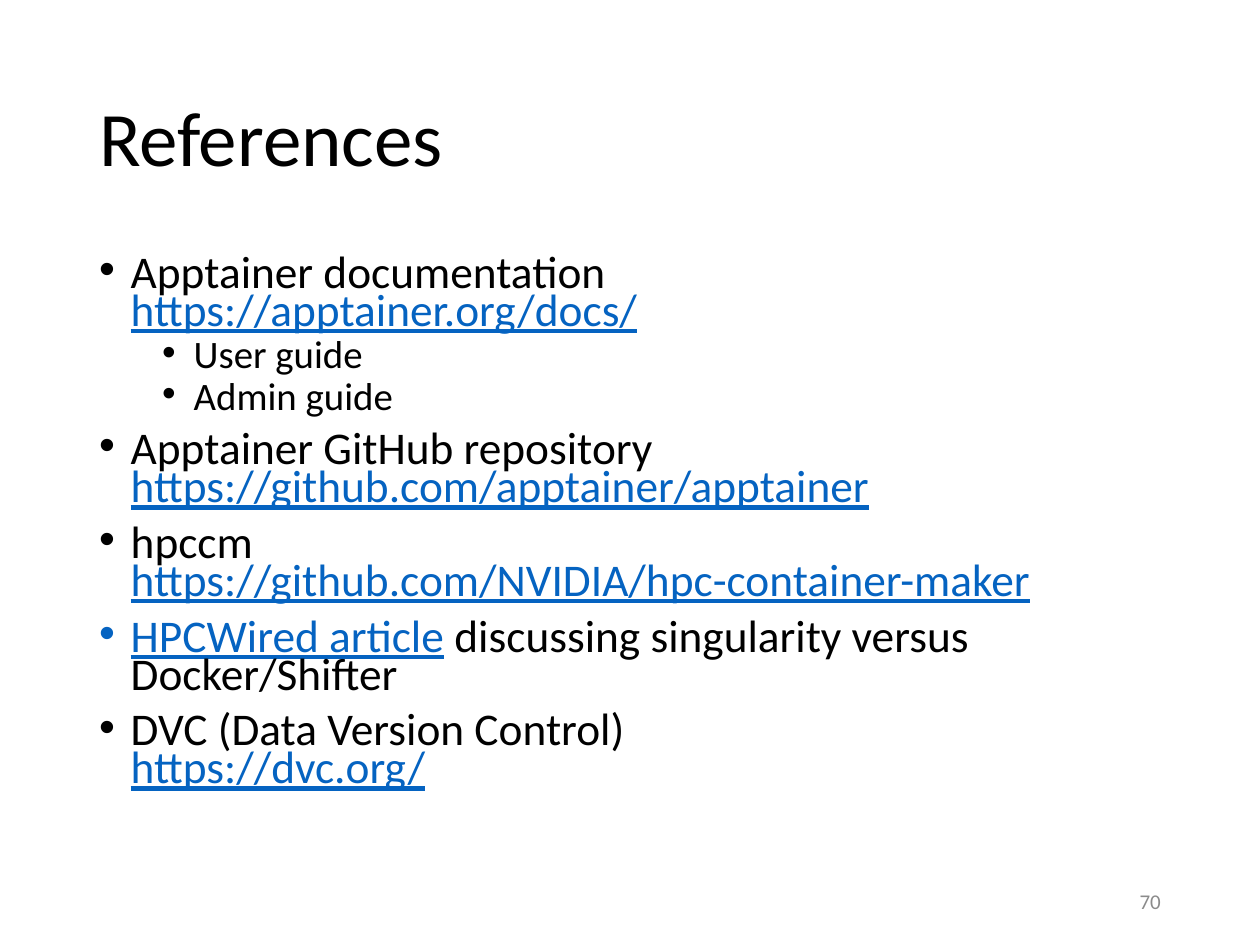
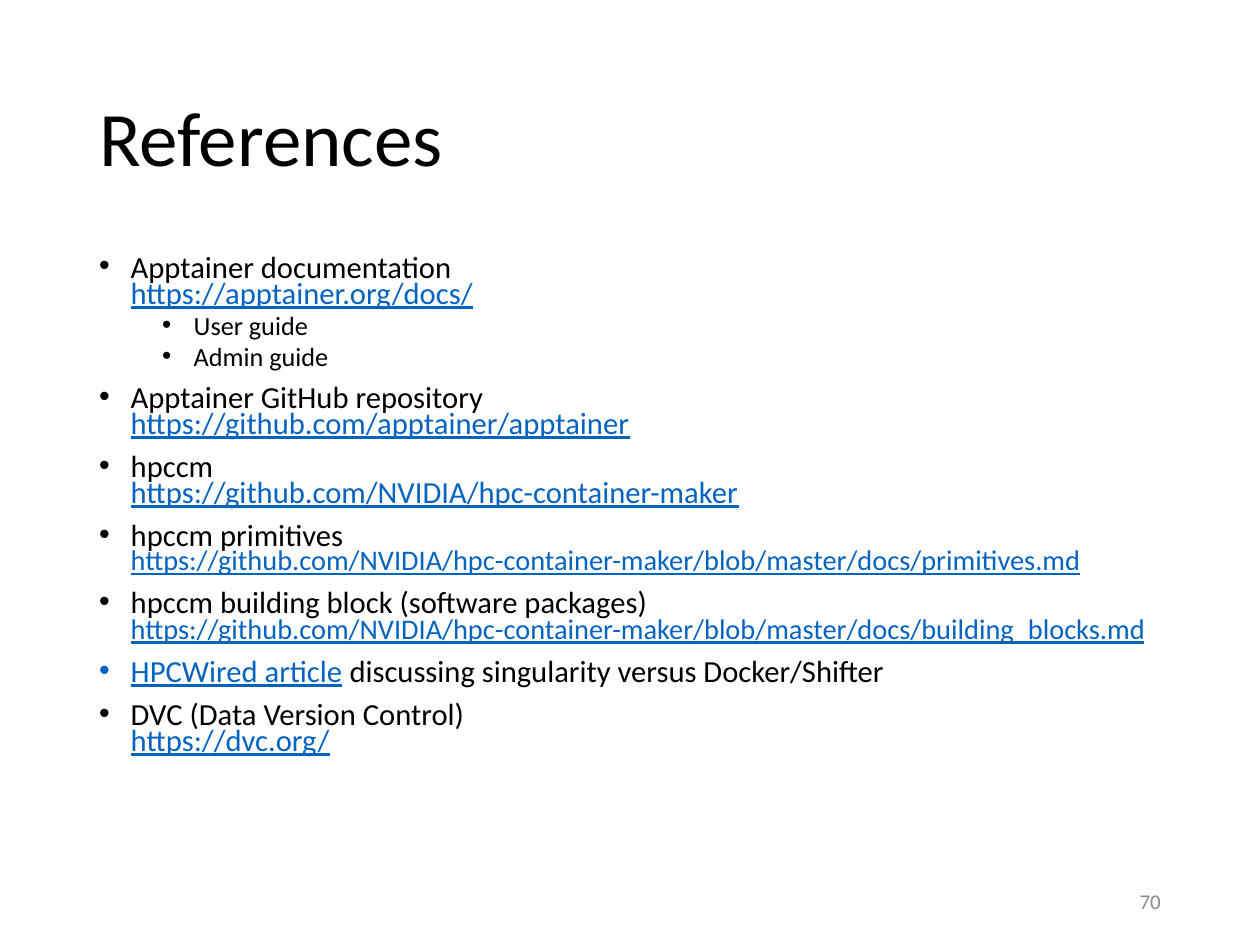
Before and after one commit to gjbex/Containers-for-HPC, a slide deck: slide 70 of containers_for_hpc.pptx. Drawn at 1260x945 pixels with LibreOffice and Linux fonts; fonts in the diff are those of the drawing. Boxes give left, top, right and bottom in pixels: in the first picture for what was removed or moved away, otherwise in the second. Text is boxed around its words. In the diff, an @@ line names an element or a change of style, - is before the commit and + after.

Commit message:
Add links to hpccm primitives and building block docs

```diff
--- a/containers_for_hpc.pptx
+++ b/containers_for_hpc.pptx
@@ text at [131, 256, 883, 757]: size 25.9 to 17.5 pt in "Apptainer documentation https://apptainer.org/docs/", "Apptainer GitHub repository https://github.com/apptainer/app ...", "hpccm https://github.com/NVIDIA/hpc-container-maker", "HPCWired article discussing singularity versus Docker/Shifte ..." and 1 more places; size 22.2 to 15 pt in "User guide", "Admin guide" @@
@@ text at [131, 524, 1145, 644]: paragraphs added @@
+• hpccm primitives
+  https://github.com/NVIDIA/hpc-container-maker/blob/master/docs/primitives.md
+• hpccm building block (software packages)
+  https://github.com/NVIDIA/hpc-container-maker/blob/master/docs/building_blocks.md
```
